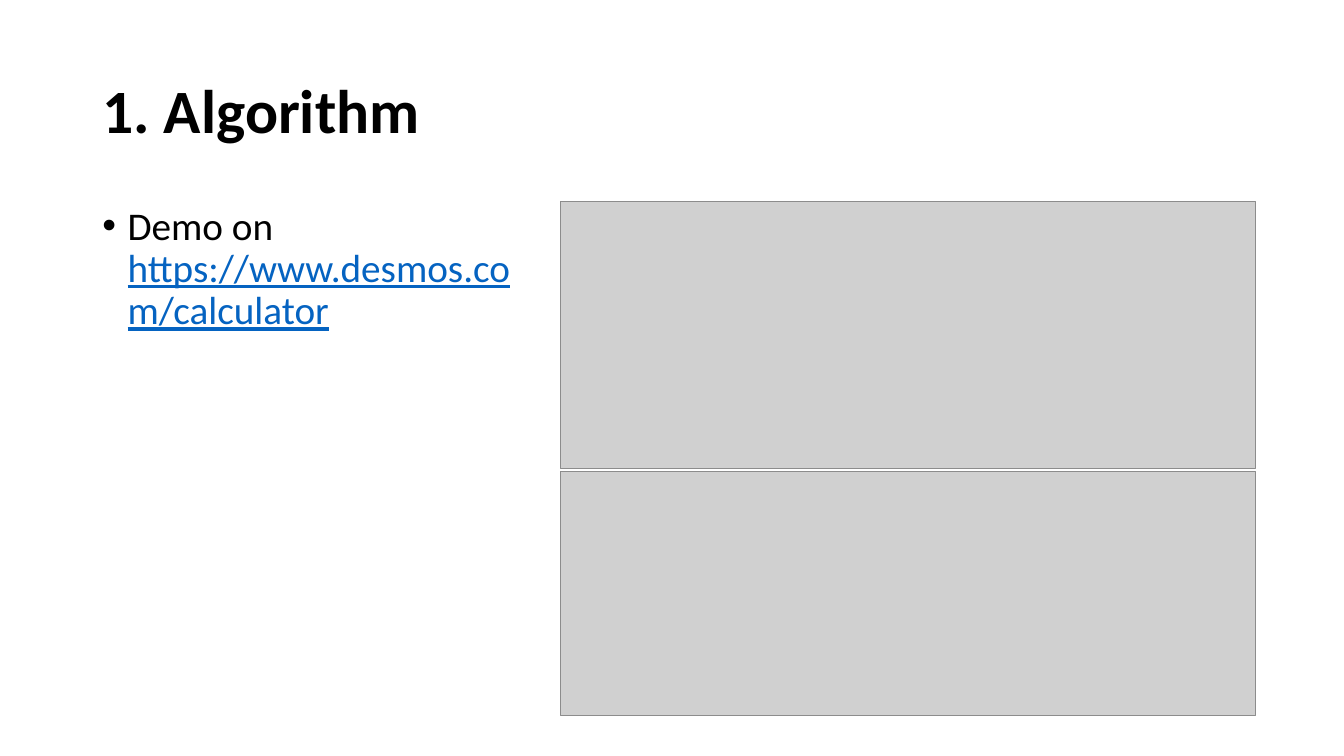
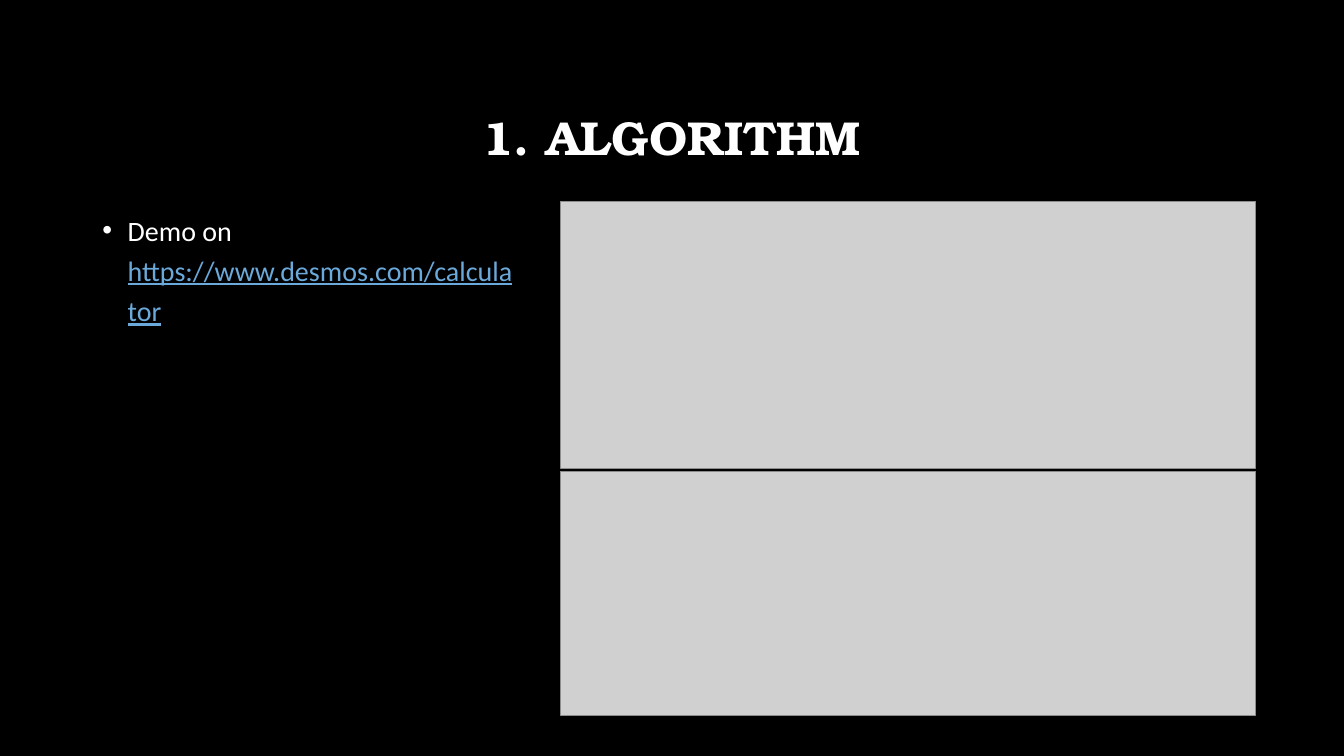
Before and after one commit to hohaicongthuan/Share-To-Other, a slide deck: slide 4 of Group Project/FloatingPointSquareRoot/Floating Point Squareroot.pptx. Drawn at 1344x756 pixels with LibreOffice and Linux fonts; fonts in the diff are those of the drawing; grey boxes stand for pictures; background and template pictures are left out. Boxes give left, top, right and bottom in pixels: in the first picture for what was removed or moved away, otherwise in the second. Text is boxed around its words. In the diff, an @@ line names an element or a change of style, - is before the commit and + after.

```diff
--- a/Group Project/FloatingPointSquareRoot/Floating Point Squareroot.pptx
+++ b/Group Project/FloatingPointSquareRoot/Floating Point Squareroot.pptx
@@ background #FFFFFF to picture (left out) @@
@@ title at <box>483,122,860,156</box>: text changed; size 44 to 34 pt; font Calibri to TeX Gyre Bonum; text colour #000000 to #FFFFFF @@
-1. Algorithm
+1. ALGORITHM
@@ text "Demo on https://www.desmos.com/calculator" at <box>128,223,513,286</box>: size 28 to 20 pt; text colour #000000 to #FFFFFF in "Demo on"; text colour #0563C1 to #6BA9DA in "https://www.desmos.com/calculator"; line spacing 0.9 to 1.2 @@
```
Also in this commit, not shown: 21 other slides changed, 1 slide added.
